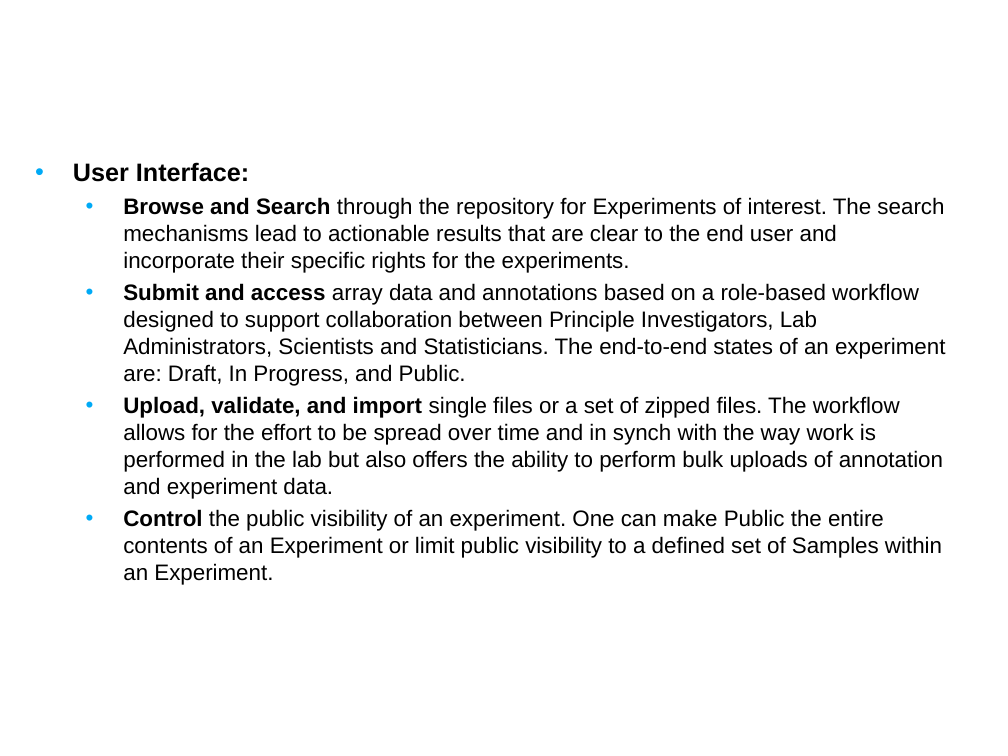
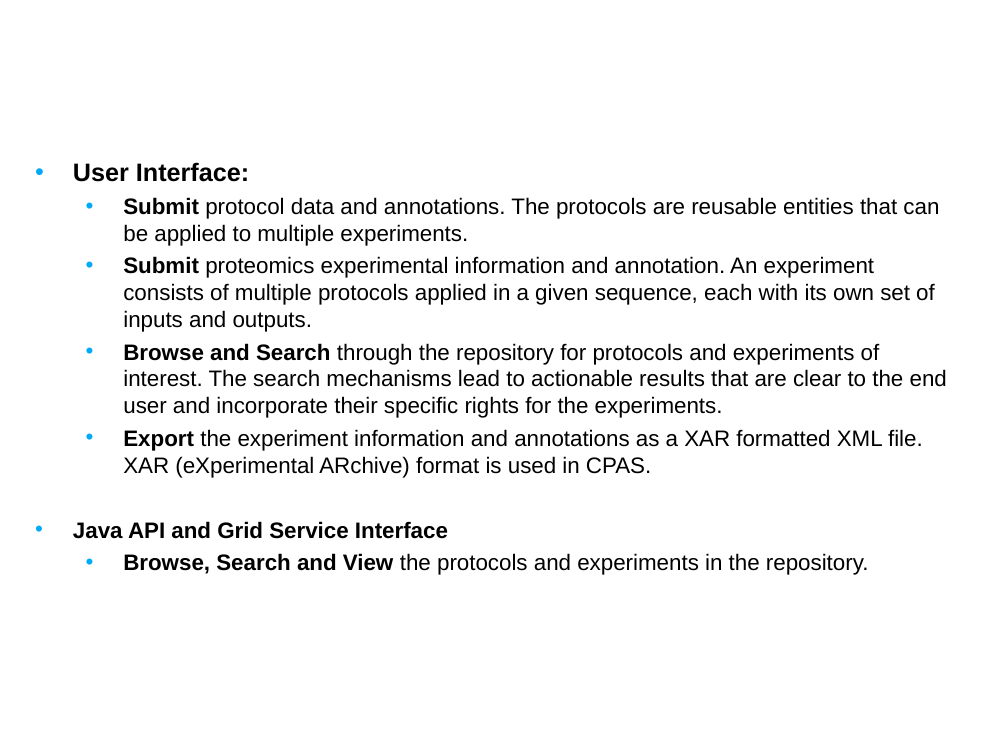
Before and after one commit to NCIP/prot-express, a slide deck: slide 8 of docs/silver_compatibility_review/1.0/artifacts/01. protexpress_silver_compat_kickoff_Jan_2008.ppt (slide 5 before the commit). Drawn at 1008x756 pixels with LibreOffice and Linux fonts; fonts in the diff are those of the drawing; background and template pictures are left out. Boxes give left, top, right and bottom in pixels: in the first picture for what was removed or moved away, otherwise in the second. Text is boxed around its words. In the diff, an @@ line names an element or a change of style, - is before the commit and + after.

```diff
--- a/docs/silver_compatibility_review/1.0/artifacts/01. protexpress_silver_compat_kickoff_Jan_2008.ppt
+++ b/docs/silver_compatibility_review/1.0/artifacts/01. protexpress_silver_compat_kickoff_Jan_2008.ppt
@@ text at [73,197,947,575]: text changed @@
-  • Browse and Search through the repository for Experiments of interest. The search mechanisms lead to actionable results that are clear to the end user and incorporate their specific rights for the experiments.
-  • Submit and access array data and annotations based on a role-based workflow designed to support collaboration between Principle Investigators, Lab Administrators, Scientists and Statisticians. The end-to-end states of an experiment are: Draft, In Progress, and Public.
-  • Upload, validate, and import single files or a set of zipped files. The workflow allows for the effort to be spread over time and in synch with the way work is performed in the lab but also offers the ability to perform bulk uploads of annotation and experiment data.
-  • Control the public visibility of an experiment. One can make Public the entire contents of an Experiment or limit public visibility to a defined set of Samples within an Experiment.
+  • Submit protocol data and annotations. The protocols are reusable entities that can be applied to multiple experiments.
+  • Submit proteomics experimental information and annotation. An experiment consists of multiple protocols applied in a given sequence, each with its own set of inputs and outputs.
+  • Browse and Search through the repository for protocols and experiments of interest. The search mechanisms lead to actionable results that are clear to the end user and incorporate their specific rights for the experiments.
+  • Export the experiment information and annotations as a XAR formatted XML file. XAR (eXperimental ARchive) format is used in CPAS.
+• Java API and Grid Service Interface
+  • Browse, Search and View the protocols and experiments in the repository.
```
Also in this commit, not shown: 10 other slides changed, 4 slides added, 9 slides removed, 10 other files.
